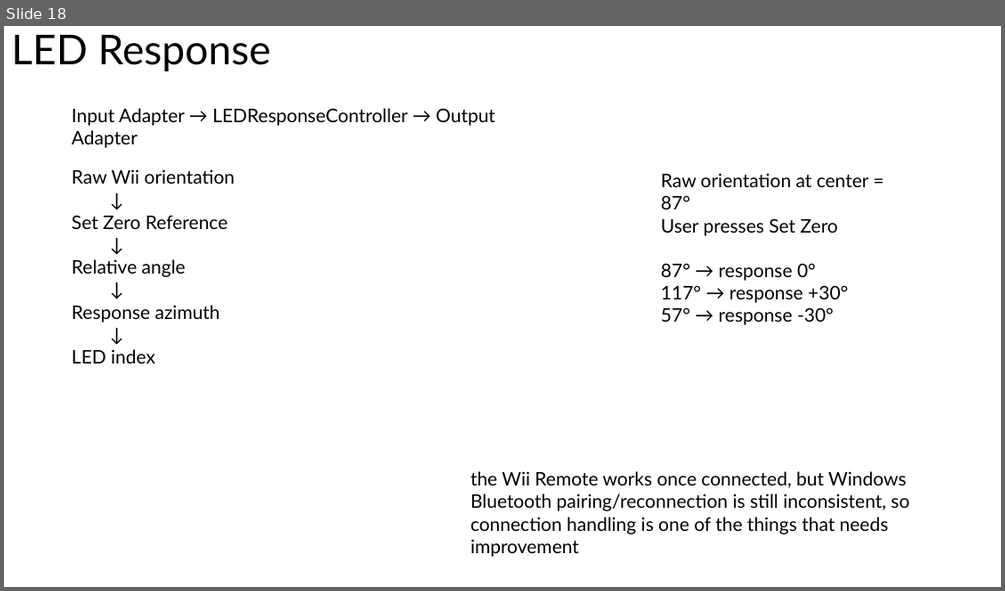
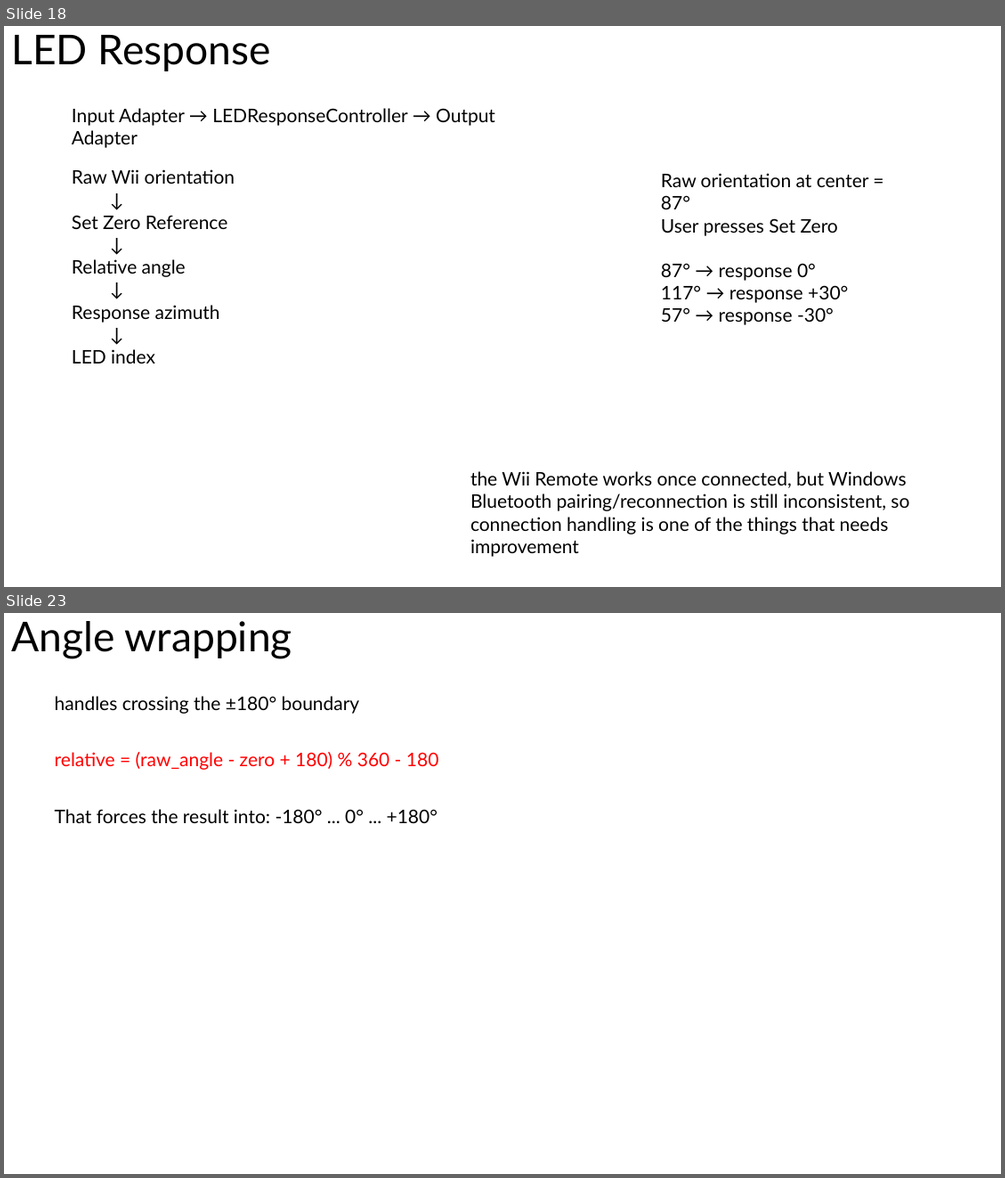
Before and after one commit to Won-Jang/VisualTrackingCore, a slide deck: docs/doc.pptx. Shown one above the other, each under a label of ours: slide 18 before the commit, slides 18 and 23 after it; the slides between them are not shown. The pictures are 1005x591 and 1005x1178 pixels, drawn with LibreOffice and Linux fonts; fonts in the diff are those of the drawing. Boxes give left, top, right and bottom in pixels: in the first picture for what was removed or moved away, otherwise in the second. Text is boxed around its words. In the diff, an @@ line names an element or a change of style, - is before the commit and + after.

```diff
--- a/docs/doc.pptx
+++ b/docs/doc.pptx
@@ slide 23 added at (4, 613, 1001, 1174), background #FFFFFF @@
@@ title added at (11, 621, 292, 659), 39.6 pt, text #000000 @@
+Angle wrapping
@@ text added at (55, 696, 360, 714), 18 pt, text #000000 @@
+handles crossing the ±180° boundary
@@ text added at (55, 752, 439, 770), 18 pt, text #FF0000 @@
+relative = (raw_angle - zero + 180) % 360 - 180
@@ text added at (55, 809, 437, 823), 18 pt, text #000000 @@
+That forces the result into: -180° ... 0° ... +180°
```
Also in this commit, not shown: 11 other slides added, 4 slides removed.
